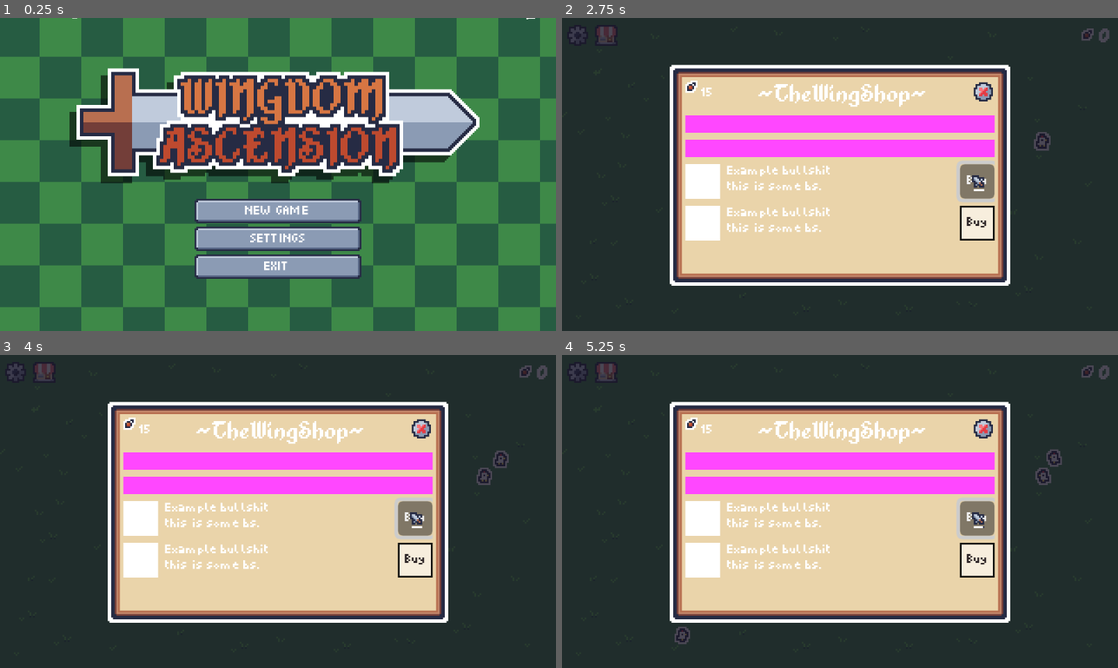
Above: before the commit, frames 1-4 (two rows, left to right).
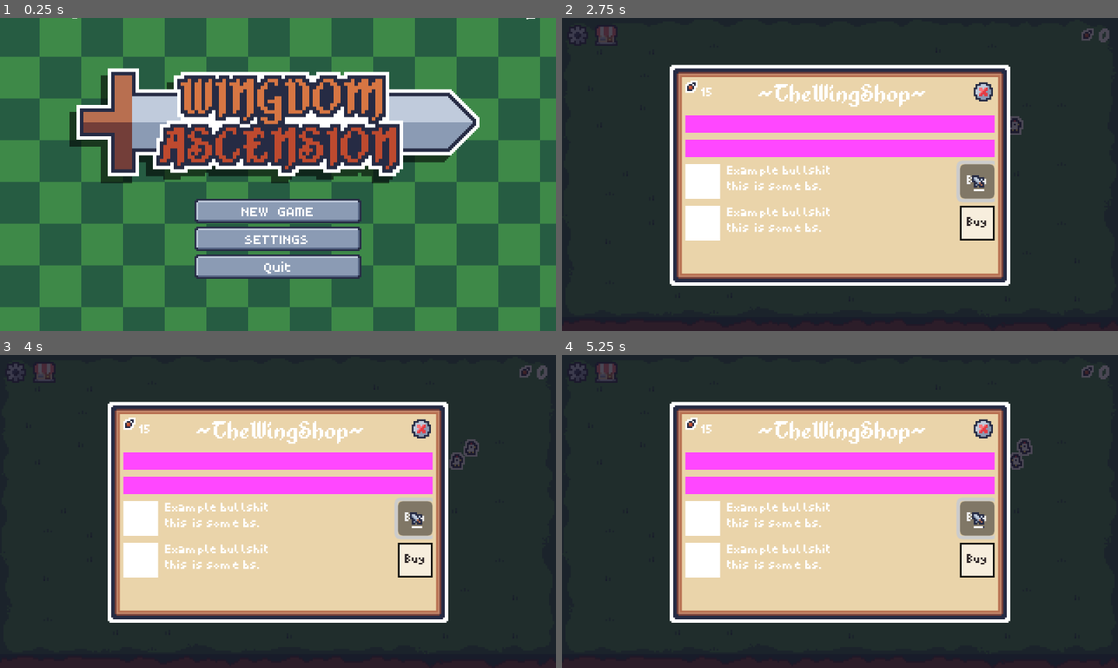
Above: after the commit, the same moments.

Repository: mrbartchak/chicken-incremental-game
Game: Godot game, scene res://ui/menu/main/main_menu.tscn
Same seed, same stepped clock (60 frames per second), same inputs: the game is played once before the commit and once after it. Sound files missing from this copy of the repository are replaced by a short silence.
Inputs (mouse positions are in pixels of both pictures, inside the frame that each line leads up to):
- Up to frame 1 (0.25 s): no input
- Up to frame 2 (2.75 s): click "NEW GAME" at 0.5 s; click (606, 36) at 1.25 s; click "Buy" at 2 s
- Up to frame 3 (4 s): click (44, 373) at 2.75 s; click "Buy" at 3.5 s
- Up to frame 4 (5.25 s): click (606, 373) at 4.25 s; click "Buy" at 5 s

The runs differ from the first frame. In frame 1, 0.5% of the frame differs, in the area x 43-57%, y 60-82%; in frame 2, 0.2%; in frame 3, 0.3%; in frame 4, 0.4%.

Commit message:
new background and some ui I’mprovemnts

Diff:
--- a/core/game.tscn
+++ b/core/game.tscn
@@ -1,7 +1,7 @@
 [gd_scene load_steps=16 format=3 uid="uid://blfrx5arorllp"]
 
 [ext_resource type="PackedScene" uid="uid://dfti5fcwt8h23" path="res://core/camera/custom_camera.tscn" id="2_5sg27"]
-[ext_resource type="Texture2D" uid="uid://ck5expsguyugy" path="res://ui/shared/sprites/grass_background_more.png" id="2_8bifg"]
+[ext_resource type="Texture2D" uid="uid://cgda2fsiheogd" path="res://ui/shared/sprites/background_island.png" id="2_r8boq"]
 [ext_resource type="PackedScene" uid="uid://dsq368wv1wotj" path="res://sword/sword.tscn" id="3_8xnxh"]
 [ext_resource type="Texture2D" uid="uid://hfnmdjtsgssa" path="res://ui/hud/settings_icon.png" id="4_4cdhi"]
 [ext_resource type="Script" uid="uid://r8mqryo2epy5" path="res://ui/hud/hud.gd" id="4_fgh25"]
@@ -27,7 +27,7 @@
 
 [node name="Background" type="Sprite2D" parent="GameWorld"]
 position = Vector2(160, 90)
-texture = ExtResource("2_8bifg")
+texture = ExtResource("2_r8boq")
 
 [node name="ChickenContainer" type="Node2D" parent="GameWorld"]
 
@@ -123,6 +123,7 @@
 script = ExtResource("4_sjcnv")
 entity_scene = ExtResource("5_cjuek")
 entity_container = NodePath("../GameWorld/ChickenContainer")
+spawn_area = Rect2(10, 10, 300, 150)
 max_entities = 4
 spawn_interval = 1.0
 
--- a/entities/chickens/chicken.gd
+++ b/entities/chickens/chicken.gd
@@ -3,7 +3,7 @@
 
 @export var wing_scene: PackedScene
 
-var max_health: int = 2
+var max_health: int = 1
 var health: int
 var dead: bool = false
 
@@ -37,8 +37,8 @@
 	if dead:
 		return
 	health -= amount
-	GameEffects.shake_screen(1, 0.1)
-	GameEffects.frame_freeze(0.1, .05)
+	GameEffects.shake_screen(1, 0.2)
+	#GameEffects.frame_freeze(0.1, .05)
 	if health <= 0:
 		die()
 		return
--- a/entities/chickens/chicken.tscn
+++ b/entities/chickens/chicken.tscn
@@ -10,6 +10,12 @@
 [ext_resource type="Script" uid="uid://bxuu6xyklmgms" path="res://entities/chickens/states/chicken_idle.gd" id="7_cgl0l"]
 [ext_resource type="Script" uid="uid://cwlhrwa10vodw" path="res://entities/chickens/states/chicken_roaming.gd" id="8_kpgen"]
 
+[sub_resource type="ParticleProcessMaterial" id="ParticleProcessMaterial_qxmy2"]
+particle_flag_disable_z = true
+emission_shape = 3
+emission_box_extents = Vector3(4, 8, 1)
+gravity = Vector3(0, -5, 0)
+
 [sub_resource type="Curve" id="Curve_kpgen"]
 _data = [Vector2(0.5040916, 0.9999999), 0.0, 0.0, 0, 0, Vector2(1, 0), 0.0, 0.0, 0, 0]
 point_count = 2
@@ -221,8 +227,13 @@
 script = ExtResource("1_scr0v")
 wing_scene = ExtResource("2_5egjd")
 
+[node name="SparkleParticles" type="GPUParticles2D" parent="."]
+visible = false
+position = Vector2(0, -3)
+lifetime = 2.0
+process_material = SubResource("ParticleProcessMaterial_qxmy2")
+
 [node name="WalkParticles" type="GPUParticles2D" parent="."]
-position = Vector2(0, 3)
 emitting = false
 amount = 6
 texture = ExtResource("3_kpgen")
@@ -231,10 +242,9 @@
 process_material = SubResource("ParticleProcessMaterial_cgl0l")
 
 [node name="Sprite" type="AnimatedSprite2D" parent="."]
+position = Vector2(0, -3)
 sprite_frames = SubResource("SpriteFrames_hdls3")
-animation = &"walk_right"
 autoplay = "default"
-frame_progress = 0.40818757
 
 [node name="HealthBar" type="ProgressBar" parent="Sprite"]
 visible = false
@@ -250,8 +260,7 @@
 show_percentage = false
 
 [node name="Hitbox" type="CollisionShape2D" parent="."]
-visible = false
-position = Vector2(0.5, 0)
+position = Vector2(0, -3)
 shape = SubResource("CircleShape2D_ji1vg")
 
 [node name="DeathSound" type="AudioStreamPlayer2D" parent="."]
@@ -259,6 +268,7 @@
 volume_db = -5.0
 
 [node name="HitParticles" type="GPUParticles2D" parent="."]
+position = Vector2(0, -3)
 emitting = false
 amount = 2
 texture = ExtResource("3_ji1vg")
@@ -267,6 +277,7 @@
 process_material = SubResource("ParticleProcessMaterial_ce5f1")
 
 [node name="DeathParticles" type="GPUParticles2D" parent="."]
+position = Vector2(0, -3)
 emitting = false
 amount = 4
 texture = ExtResource("3_ji1vg")
--- a/entities/chickens/states/chicken_roaming.gd
+++ b/entities/chickens/states/chicken_roaming.gd
@@ -43,8 +43,9 @@
 	chicken.walk_particles.emitting = false
 
 func clamp_to_screen(pos: Vector2) -> Vector2:
-	var margin: float = 8.0
+	var base_margin: float = 8.0
+	var bottom_margin: float = 8.0
 	var viewport_rect = entity.get_viewport_rect()
-	pos.x = clamp(pos.x, margin, viewport_rect.size.x - margin)
-	pos.y = clamp(pos.y, margin, viewport_rect.size.y - margin)
+	pos.x = clamp(pos.x, base_margin, viewport_rect.size.x - base_margin)
+	pos.y = clamp(pos.y, base_margin, viewport_rect.size.y - base_margin - bottom_margin)
 	return pos
--- a/ui/menu/main/main_menu.gd
+++ b/ui/menu/main/main_menu.gd
@@ -3,9 +3,11 @@
 
 @onready var game_scene: PackedScene = preload("res://core/game.tscn")
 
+func _ready() -> void:
+	Input.set_mouse_mode(Input.MOUSE_MODE_VISIBLE)
+
 func _on_exit_button_pressed() -> void:
 	get_tree().quit()
 
-
 func _on_new_game_button_pressed() -> void:
 	get_tree().change_scene_to_packed(game_scene)
--- a/ui/menu/main/main_menu.tscn
+++ b/ui/menu/main/main_menu.tscn
@@ -7,6 +7,7 @@
 [ext_resource type="Texture2D" uid="uid://bu2tjuvrgvop7" path="res://ui/menu/main/assets/menu_logo-sword.png" id="5_porbc"]
 [ext_resource type="Texture2D" uid="uid://bir1m82ky4crj" path="res://ui/menu/main/assets/buttons/menu_button_normal.png" id="6_cv2ih"]
 [ext_resource type="Texture2D" uid="uid://7n216m334cyb" path="res://ui/menu/main/assets/buttons/menu_button_hover.png" id="7_k15dw"]
+[ext_resource type="FontFile" uid="uid://5qa1dmxvdrh7" path="res://ui/shared/fonts/Poco.ttf" id="8_77una"]
 
 [sub_resource type="ShaderMaterial" id="ShaderMaterial_trkij"]
 shader = ExtResource("2_77una")
@@ -31,13 +32,16 @@
 font_size = 32
 
 [sub_resource type="LabelSettings" id="LabelSettings_trkij"]
-font_size = 8
+font = ExtResource("8_77una")
+font_size = 10
 
 [sub_resource type="LabelSettings" id="LabelSettings_1brpx"]
-font_size = 8
+font = ExtResource("8_77una")
+font_size = 10
 
 [sub_resource type="LabelSettings" id="LabelSettings_pjjyy"]
-font_size = 8
+font = ExtResource("8_77una")
+font_size = 10
 
 [node name="MainMenu" type="Control"]
 layout_mode = 3
@@ -122,9 +126,8 @@
 [node name="Label" type="Label" parent="CenterContainer/VBoxContainer/CenterContainer/MenuButtons/NewGameButton"]
 layout_mode = 0
 offset_left = 1.0
-offset_top = 4.0
 offset_right = 97.0
-offset_bottom = 13.0
+offset_bottom = 12.0
 text = "NEW GAME"
 label_settings = SubResource("LabelSettings_trkij")
 horizontal_alignment = 1
@@ -140,9 +143,8 @@
 [node name="Label" type="Label" parent="CenterContainer/VBoxContainer/CenterContainer/MenuButtons/SettingsButton"]
 layout_mode = 0
 offset_left = 1.0
-offset_top = 4.0
 offset_right = 97.0
-offset_bottom = 13.0
+offset_bottom = 12.0
 text = "SETTINGS"
 label_settings = SubResource("LabelSettings_1brpx")
 horizontal_alignment = 1
@@ -158,10 +160,9 @@
 [node name="Label" type="Label" parent="CenterContainer/VBoxContainer/CenterContainer/MenuButtons/ExitButton"]
 layout_mode = 0
 offset_left = 1.0
-offset_top = 4.0
 offset_right = 97.0
-offset_bottom = 13.0
-text = "EXIT"
+offset_bottom = 12.0
+text = "Quit"
 label_settings = SubResource("LabelSettings_pjjyy")
 horizontal_alignment = 1
 vertical_alignment = 1
--- a/ui/settings/ingame/ingame_settings.gd
+++ b/ui/settings/ingame/ingame_settings.gd
@@ -17,4 +17,4 @@
 	close()
 
 func _on_menu_button_pressed() -> void:
-	get_tree().change_scene_to_packed(MAIN_MENU)
+	get_tree().change_scene_to_file("res://ui/menu/main/main_menu.tscn")
Binary file added: entities/chickens/assets/sparkle_particles.png
Not shown, added: entities/chickens/assets/sparkle_particles.png.import
Not shown: 1 places in entities/chickens/chicken.tscn that only renumber resources
Not shown: 1 places in ui/menu/main/main_menu.tscn that only renumber resources
Binary file added: ui/shared/fonts/Poco.ttf
Not shown, added: ui/shared/fonts/Poco.ttf.import
Binary file added: ui/shared/sprites/background_island.png
Not shown, added: ui/shared/sprites/background_island.png.import
